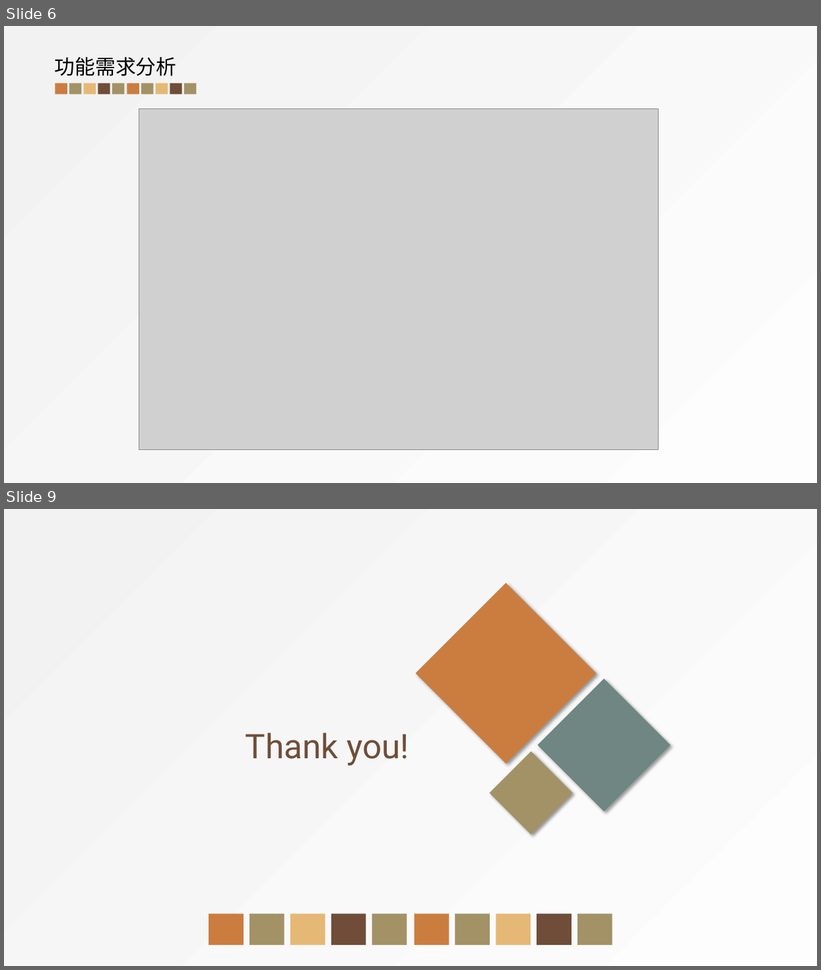
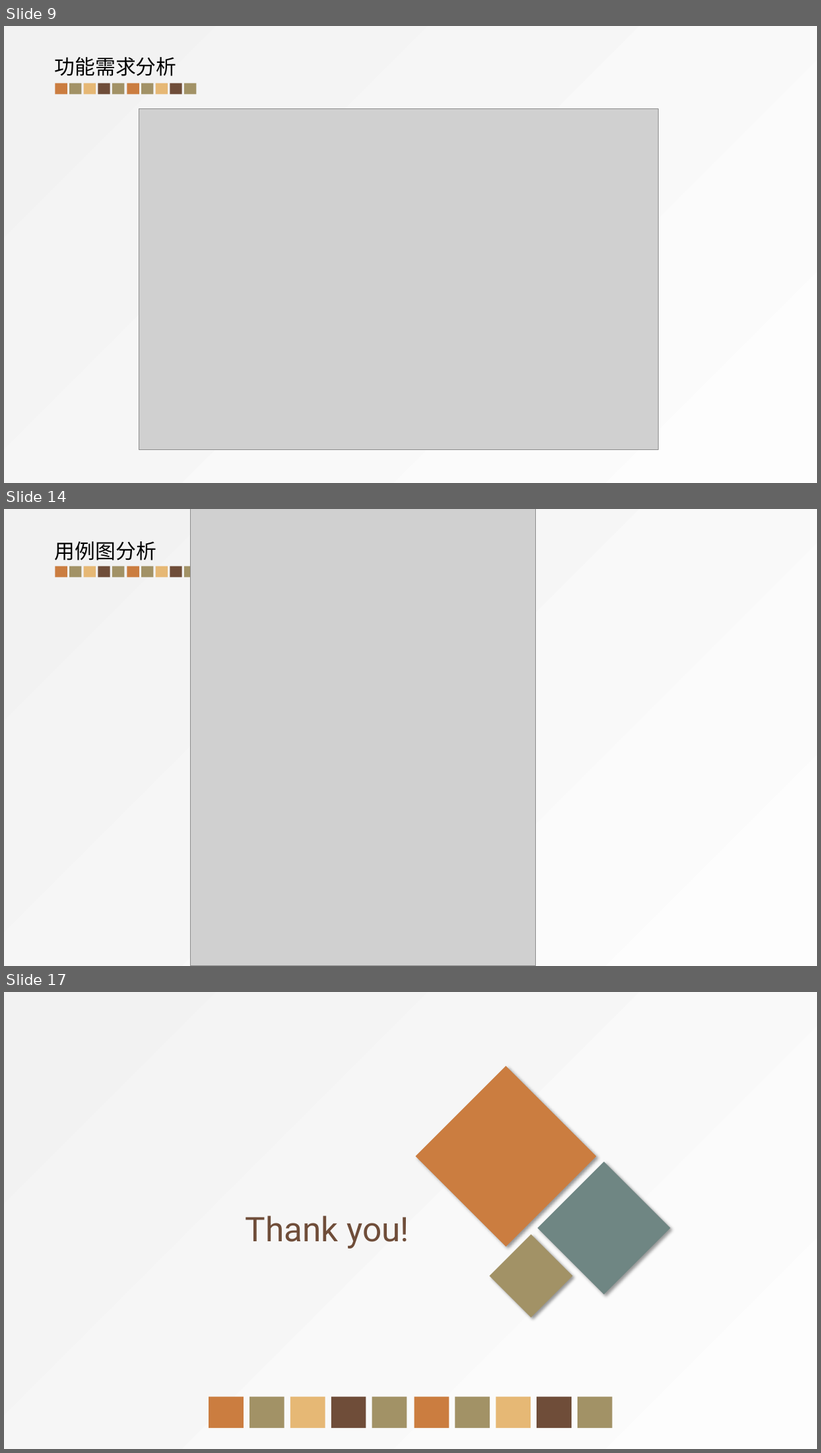
Before and after one commit to huiscool/sre-homework, a slide deck: 第三组.pptx. Shown one above the other, each under a label of ours: slides 6 and 9 before the commit, slides 9, 14 and 17 after it; the slides between them are not shown. The pictures are 821x970 and 821x1453 pixels, drawn with LibreOffice and Linux fonts; fonts in the diff are those of the drawing; grey boxes stand for pictures. Boxes give left, top, right and bottom in pixels: in the first picture for what was removed or moved away, otherwise in the second. Text is boxed around its words. In the diff, an @@ line names an element or a change of style, - is before the commit and + after.

```diff
--- a/第三组.pptx
+++ b/第三组.pptx
@@ slide 14 added at <box>4,509,817,966</box>, background gradient #FDFDFD to #F2F2F2 @@
@@ picture added at <box>190,509,535,966</box> @@
@@ text added at <box>55,541,156,560</box>, 24 pt, text #000000 @@
+用例图分析
@@ group added at <box>55,566,196,578</box>: 10 rectangles @@
@@ what was slide 6 is now slide 9 @@
@@ what was slide 9 is now slide 17 @@
```
Also in this commit, not shown: 2 slides changed, 8 other slides added, 1 slide removed, 2 other files.
